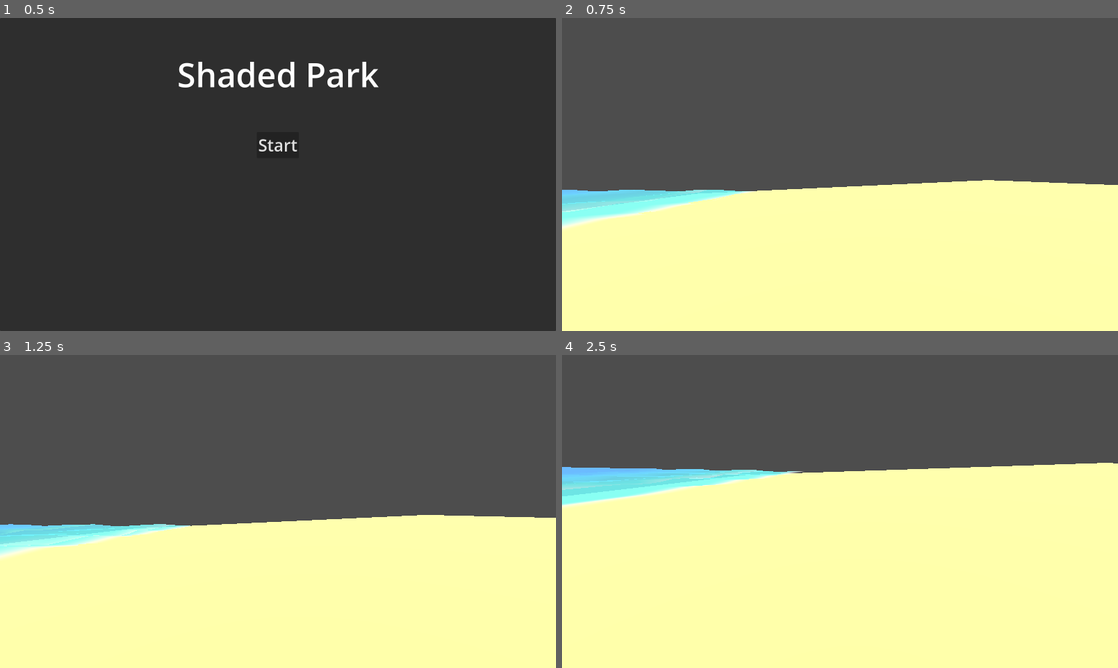
Above: before the commit, frames 1-4 (two rows, left to right).
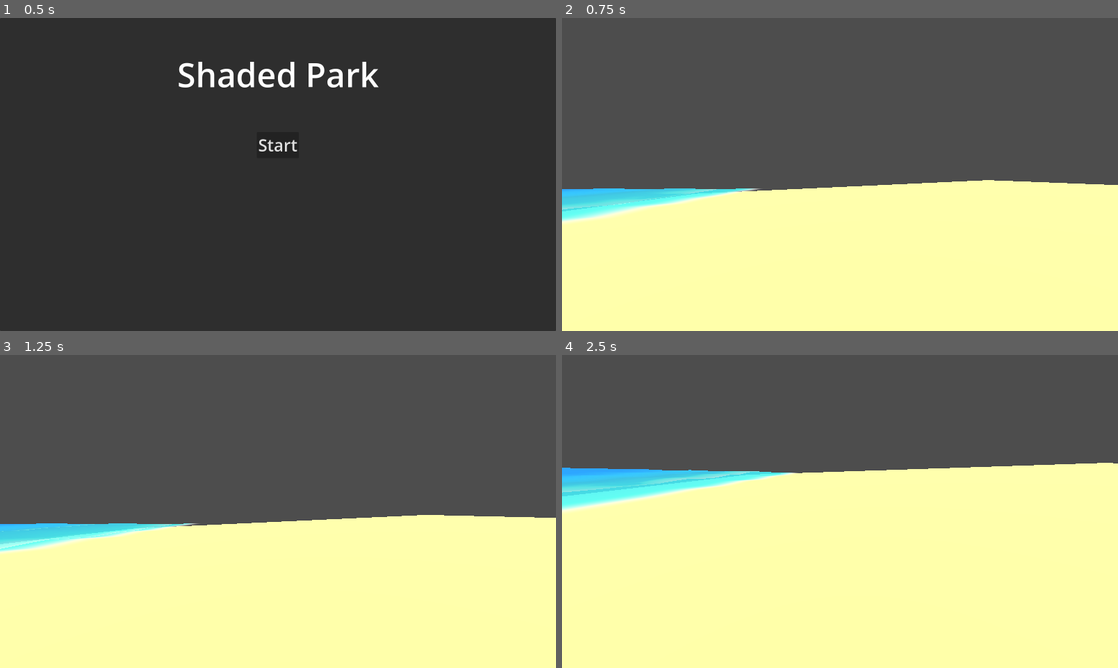
Above: after the commit, the same moments.

Repository: Spooked2/Shaded-Park
Game: Godot game, scene res://main_menu.tscn
Two runs of this game, one before a commit and one after it. Both use one fixed random seed, a clock stepped at 60 frames per second and the inputs below.
Inputs (mouse positions are in pixels of both pictures, inside the frame that each line leads up to):
- Up to frame 1 (0.5 s): no input
- Up to frame 2 (0.75 s): click "Start" at 0.5 s
- Up to frame 3 (1.25 s): no input
- Up to frame 4 (2.5 s): move the mouse to (867, 511) at 1.27 s; hold W (move_forward) from 1.28 s (still down); tap Enter at 2 s; move the mouse to (812, 511) at 2.02 s

Frame 1 is identical in both runs. In frame 2, 2.0% of the frame differs, in the area x 0-36%, y 54-68%; in frame 3, 1.6%; in frame 4, 3.1%, in the area x 0-44%, y 35-51%.

Commit message:
WIP first attempt at adding custom lighting

Diff:
--- a/assets/shaders/beach/ocean.gdshader
+++ b/assets/shaders/beach/ocean.gdshader
@@ -18,9 +18,9 @@
 	float wave3 = wave(0.9, UV.x, 1.22, 0.9);
 	float wave4 = wave(1.1, VERTEX.x, 0.83, 0.85);
 
-	float wave_sum = 0.15 * cos(wave1 + wave2 + wave3 + wave4);
+	float sine_wave_sum = wave1 + wave2 + wave3 + wave4;
 
-	VERTEX += NORMAL * wave_sum;
+	VERTEX += NORMAL * (sine_wave_sum * 0.05);
 }
 
 void fragment() {
@@ -75,3 +75,12 @@
 
 	ALBEDO = final_color;
 }
+
+void light() {
+	vec3 half_way = normalize(VIEW + LIGHT);
+	float half_way_dot = dot(NORMAL, half_way);
+	float specular_amount = max(pow(half_way_dot, 23.0 * 23.0), 0.0) * ATTENUATION;
+	SPECULAR_LIGHT += 0.2 * specular_amount * LIGHT_COLOR;
+
+	DIFFUSE_LIGHT += clamp(dot(NORMAL, LIGHT), 0.0, 1.0) * ATTENUATION * LIGHT_COLOR / PI;
+}
--- a/levels/beach/beach.tscn
+++ b/levels/beach/beach.tscn
@@ -58,7 +58,7 @@
 environment = SubResource("Environment_k8g7j")
 
 [node name="Sun" type="DirectionalLight3D" parent="." unique_id=598865741]
-transform = Transform3D(-3.0287023e-10, 0.999976, -0.006929027, 4.3710347e-08, 0.006929027, 0.999976, 1, -7.105428e-15, -4.3711392e-08, 0.8615265, 375.9306, -82.95094)
+transform = Transform3D(-0.1287956, 0.9744288, -0.18412024, 0, 0.18566664, 0.9826128, 0.99167114, 0.1265562, -0.023913044, -49.45382, 24.154816, -5.404437)
 light_color = Color(0.99892086, 0.8995953, 0.6727849, 1)
 light_energy = 6.0
 light_angular_distance = 0.5
